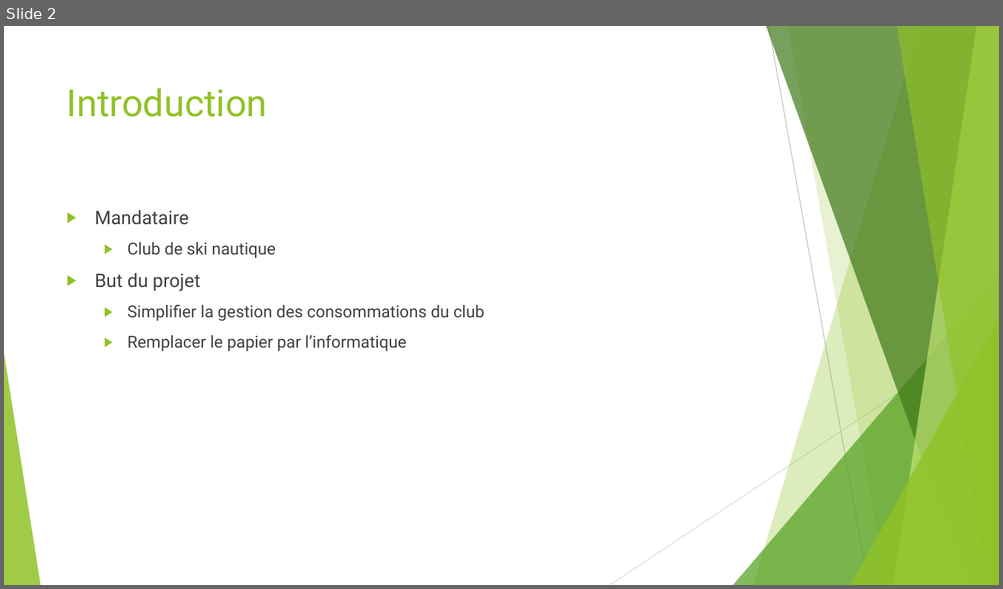
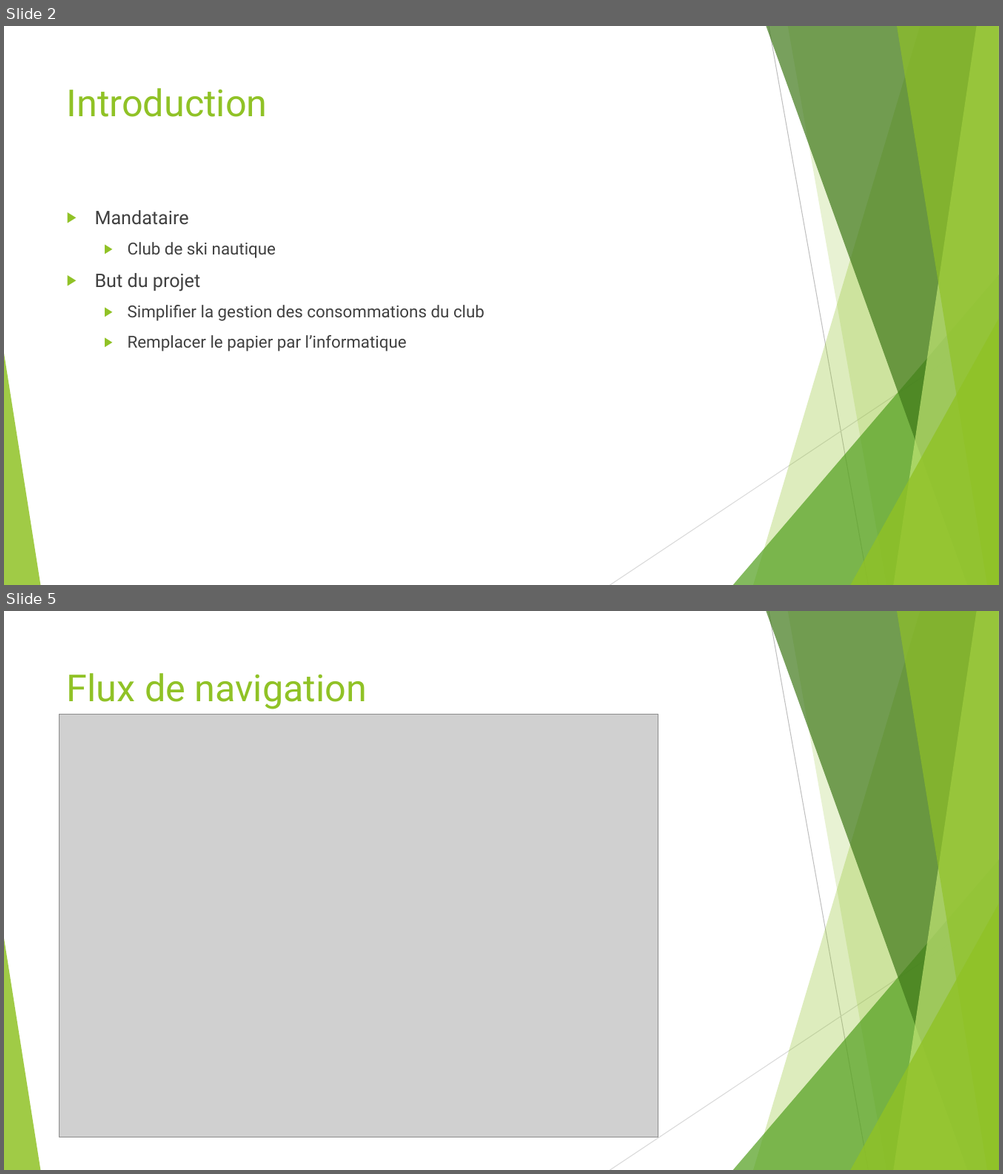
Before and after one commit to MarshallPhilip/TIP-FICTIF, a slide deck: Doc/Presentation/Presentation.pptx. Shown one above the other, each under a label of ours: slide 2 before the commit, slides 2 and 5 after it; the slides between them are not shown. The pictures are 1003x589 and 1003x1174 pixels, drawn with LibreOffice and Linux fonts; fonts in the diff are those of the drawing; grey boxes stand for pictures. Boxes give left, top, right and bottom in pixels: in the first picture for what was removed or moved away, otherwise in the second. Text is boxed around its words. In the diff, an @@ line names an element or a change of style, - is before the commit and + after.

```diff
--- a/Doc/Presentation/Presentation.pptx
+++ b/Doc/Presentation/Presentation.pptx
@@ slide 5 added at <box>4,611,999,1170</box>, background #FFFFFF; not listed: 10 template elements that a slide beside it also shows @@
@@ title added at <box>67,673,367,709</box>, 36 pt, text #90C226 @@
+Flux de navigation
@@ picture added at <box>60,715,657,1138</box> @@
```
Also in this commit, not shown: 2 other slides added, 2 slides removed.
